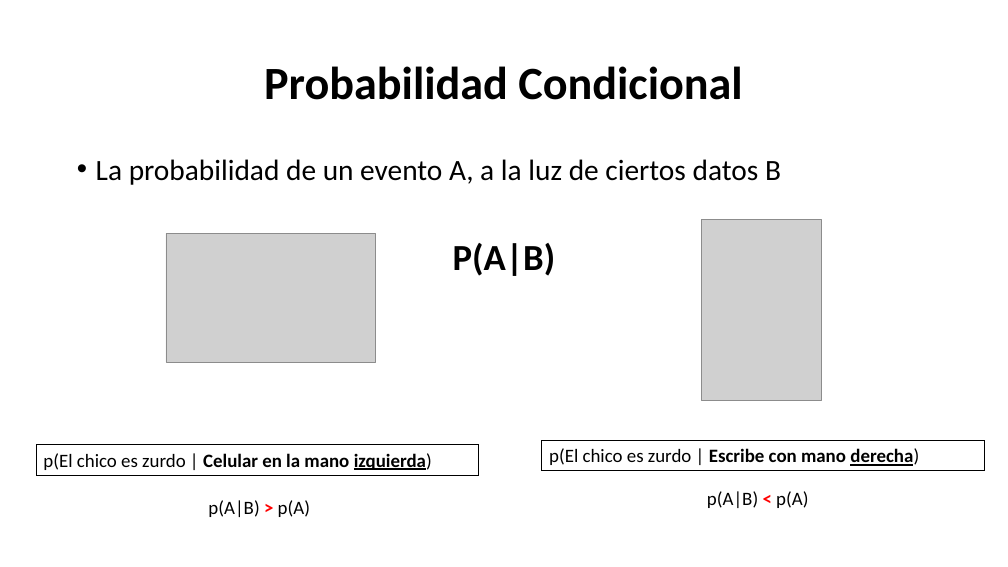
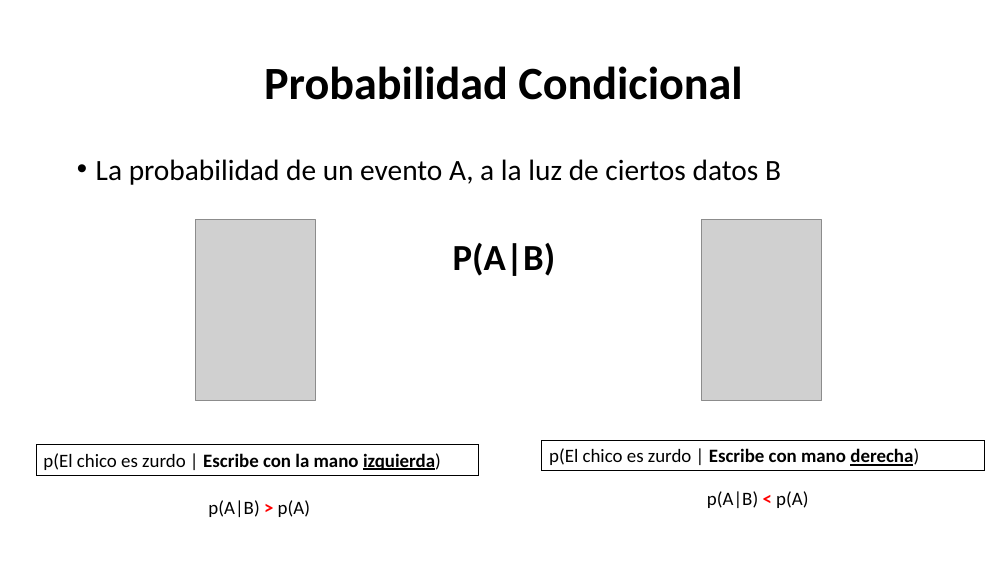
Before and after one commit to Adrifelcha/afchavez-019, a slide deck: slide 17 of JeanPiaget/2019-2020/Cuarentena/Sexto - Clases Remotas/2-InferenciaProbabilística.pptx. Drawn at 1008x567 pixels with LibreOffice and Linux fonts; fonts in the diff are those of the drawing; grey boxes stand for pictures. Boxes give left, top, right and bottom in pixels: in the first picture for what was removed or moved away, otherwise in the second. Text is boxed around its words. In the diff, an @@ line names an element or a change of style, - is before the commit and + after.

```diff
--- a/JeanPiaget/2019-2020/Cuarentena/Sexto - Clases Remotas/2-InferenciaProbabilística.pptx
+++ b/JeanPiaget/2019-2020/Cuarentena/Sexto - Clases Remotas/2-InferenciaProbabilística.pptx
@@ picture removed at (166, 234, 376, 362) @@
@@ picture added at (195, 220, 315, 401) @@
@@ text in rectangle at (43, 453, 441, 470): text changed @@
-p(El chico es zurdo | Celular en la mano izquierda)
+p(El chico es zurdo | Escribe con la mano izquierda)
```
Also in this commit, not shown: 7 other slides changed, 13 slides added, 1 slide removed, 7 other files.
